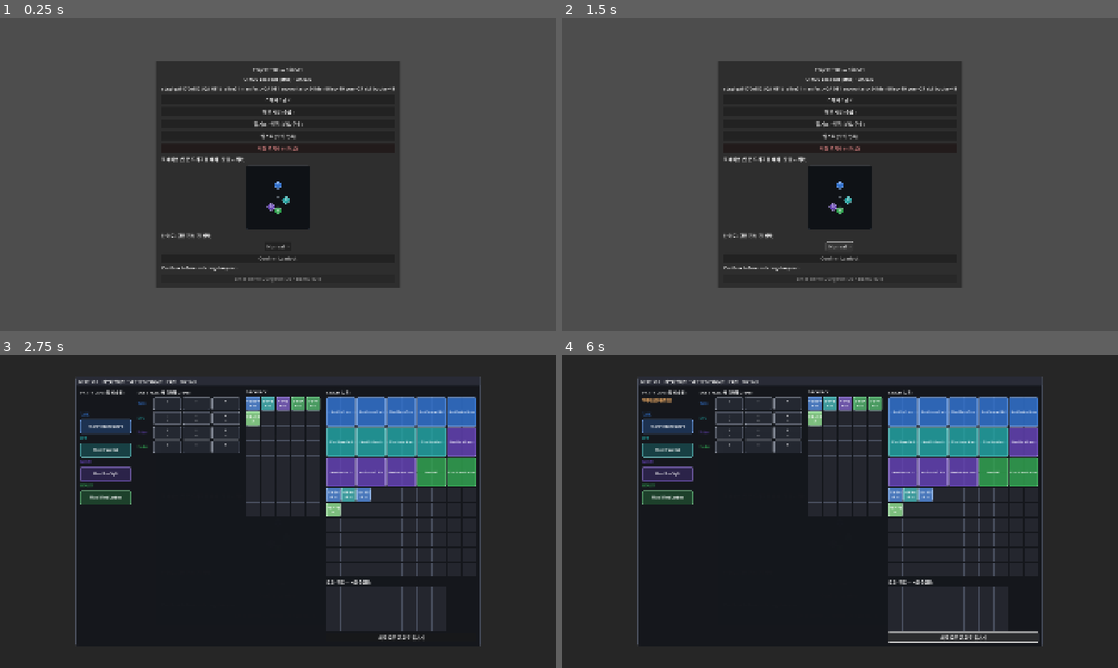
Above: before the commit, frames 1-4 (two rows, left to right).
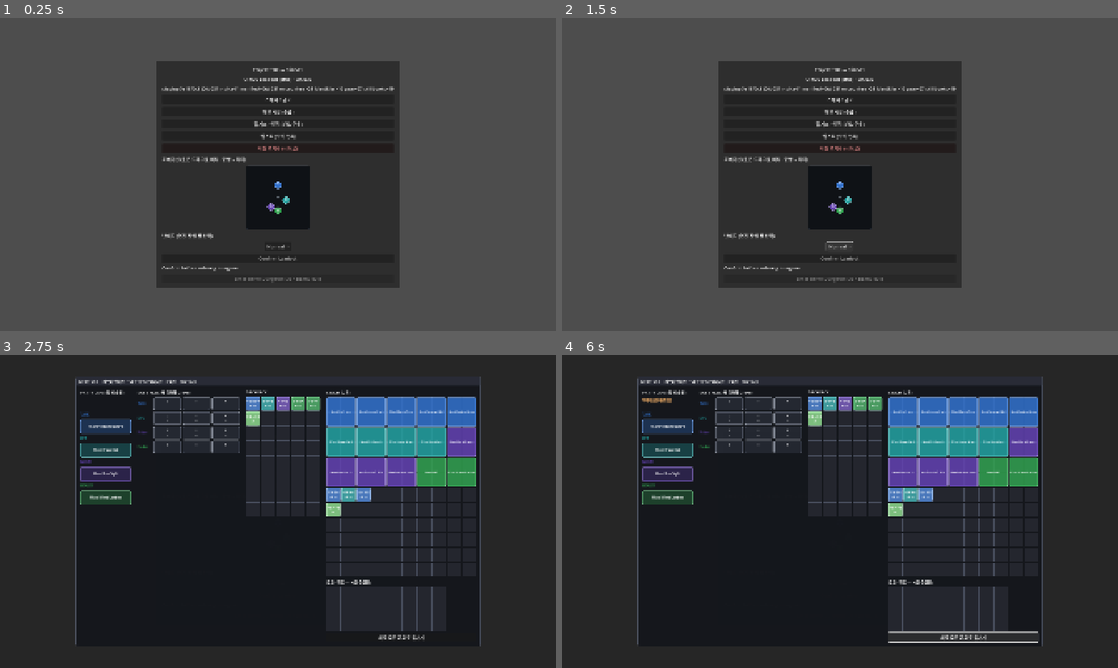
Above: after the commit, the same moments.

Repository: haepari1019/project_tdc_game
Game: Godot game, scene res://scenes/main.tscn
Two runs of this game, one before a commit and one after it. Both use one fixed random seed, a clock stepped at 60 frames per second and the inputs below.
Inputs:
- Up to frame 1 (0.25 s): no input
- Up to frame 2 (1.5 s): click "Normal" at 0.5 s; click "Normal" at 1.25 s
- Up to frame 3 (2.75 s): click "스태시 / 금고" at 2 s
- Up to frame 4 (6 s): click "허브 시설 (승급)" at 2.75 s; click "필기소 · 상점 (분석/구매)" at 3.5 s; click "퀘스트 (의뢰 목록)" at 4.25 s; click "저장 초기화 (시드로)" at 5 s; click "재료 모두 금고로 옮기기" at 5.75 s

The runs differ from the first frame. In frame 1, 0.6% of the frame differs, in the area x 29-71%, y 21-81%; in frame 2, 0.6%; in frame 3, less than 0.1%; in frame 4, less than 0.1%.

Commit message:
fix(catalog): Melee 규약 확장 — 「자기중심」 → 「근접 교전 거리」 (DRIFT-136)
🐞 DRIFT-135 ④에서 내가 과교정했다. "실물 9종 중 8종이 range_m이 없다"를 보고
Melee = 자기중심으로 규약을 굳혔는데, 현재 카탈로그를 설명하는 데는 맞지만
미래를 막는 규약이었다 — 근접 단일 공격은 작은 range_m을 갖는 게 자연스러운데
그 자리가 없어진다(사용자 지적).

원인: 관찰을 규약으로 승격했다. 밴드는 효과 형상(자기중심/조준)이 아니라 교전 거리
축이고, 형상은 이미 shape·radius_m가 따로 표현한다. 두 축을 섞은 것이 잘못이었다.
덧붙여 DRIFT-131의 원래 게이트(Melee ≤ 4m, null 통과)가 135의 "정정"보다 옳았다 —
그때 AB-035를 잡아낸 것도 그 게이트였다.

→ Melee = ⑴ 자기중심(range_m 없음) 또는 ⑵ 조준 근접(range_m ≤ 4.0m).

상한 4.0은 실측 유도(발명 아님): 파티 근접 평타 최대 3.5m(tank beacon_hook) ·
정체성 강제 근접 2.8m · 적 근접 평타 최대 2.0m. 그 다음 사거리 값이 7.0m라
3.5~7.0 구간에 실물이 하나도 없다 → 경계가 애매하지 않다.
AB-035(5.0m)는 여전히 밖이라 Mid 유지 — 135 ④의 판정은 뒤집히지 않는다.

기존 Melee 8종은 전부 자기중심이라 데이터 변경 없음. 바뀐 건 앞으로 무엇을
받아들이느냐뿐이다.

전파 완료: spec e18f6c3 · DEC-20260812-003. 핀 176e982 → e18f6c3.
게이트: ci_smoke.sh 11/11 PASS.

교훈: 실물 분포를 규약으로 승격할 때는 "지금 그런가"가 아니라 "앞으로도 그래야
하는가"를 물어야 한다. 이번 세션 두 번째다(첫 번째 = DRIFT-134 결번/미구현 혼동).

Co-Authored-By: Claude Opus 5 (1M context) <noreply@anthropic.com>

Diff:
--- a/spec_ref.json
+++ b/spec_ref.json
@@ -2,8 +2,8 @@
   "spec_repository": "https://github.com/haepari1019/project_tdc",
   "spec_remote": "origin",
   "spec_branch": "staging",
-  "spec_commit": "176e982b32ad374e5ff9bbad7307c62712b87e37",
-  "spec_commit_short": "176e982",
+  "spec_commit": "e18f6c3c9e20d88cf273d591e297c9f4dabaf197",
+  "spec_commit_short": "e18f6c3",
   "pinned_at": "2026-08-12",
   "playable_contract_id": "QA-031",
   "implementation_phase": "2",
--- a/tools/party_pool_smoke.gd
+++ b/tools/party_pool_smoke.gd
@@ -752,10 +752,14 @@
 	# 밴드가 실사거리와 어긋나면 **"10m에서 쏘는데 근접이라 보상은 최소"** 처럼 조용히 손해를 본다 —
 	# AB-106이 정확히 그랬다. 계수를 구동하는 건 잠행뿐이라 **누커 장착 가능 스킬만** 검사한다
 	# (Tank 전용 AB-035는 밴드가 아무것도 구동하지 않아 대상 밖).
-	# ⚠️ **모델 정정(DRIFT-135):** 처음엔 `Melee ≤ 4m`로 검사했는데 실물을 보니 틀린 모델이었다 —
-	#    `Melee` 밴드 9종 중 **8종이 `range_m` 자체가 없다**(자기중심). 즉 Melee의 실제 뜻은
-	#    "근접 사거리"가 아니라 **「자기중심 = 사거리 개념 없음」**이고, 임계값 문제가 아니었다.
-	#    유일한 예외 AB-035(5.0m 조준 광역 도발)는 잘못 붙어 있던 것이라 Mid로 정정했다.
+	# **`Melee` = 근접 교전 거리**(DRIFT-136). 두 형태를 **둘 다** 받는다:
+	#   ① 자기중심(`range_m` 없음) — 현재 8종이 이 형태다.
+	#   ② 조준 근접(`range_m` ≤ MELEE_MAX) — **근접 단일 공격**처럼 앞으로 들어올 형태.
+	# ⚠️ DRIFT-135에서 실물 8/9가 자기중심인 것만 보고 **「Melee = 자기중심」으로 과교정**했었다.
+	#    그러면 근접 단일이 들어올 자리가 없어진다(사용자 지적) — 확장성을 막는 규약이었다.
+	# 상한 4.0은 **실측에서 유도**: 파티 근접 평타 최대 3.5(tank beacon_hook) · 잠행 강제 근접 2.8 ·
+	#    적 근접 평타 최대 2.0. 그 다음 사거리 값이 **7.0**이라 3.5~7.0 사이에 실물이 없다 → 경계가 안전하다.
+	const MELEE_MAX := 4.0
 	var BAND_RANGE := {"Mid": [4.0, 12.0], "Long": [10.0, 9999.0]}
 	var band_n := 0
 	for ab in sd._registry_list("ability_ids"):
@@ -764,10 +768,11 @@
 			continue
 		var bd := String(mb.get("range_band", ""))
 		var rm = mb.get("cast", {}).get("range_m")
-		# ① Melee = 자기중심. 사거리를 가지면 그건 Melee가 아니다(전 클래스 적용 — 계수와 무관한 규약).
+		# ① Melee = 근접 교전 거리 — 자기중심이거나 사거리가 MELEE_MAX 이내(전 클래스 적용).
 		if bd == "Melee":
 			band_n += 1
-			_chk("%s Melee = 자기중심(range_m 없음)" % ab, rm == null)
+			_chk("%s Melee = 근접(자기중심 or <= %.1fm)" % [ab, MELEE_MAX],
+				rm == null or float(rm) <= MELEE_MAX)
 			continue
 		# ② Mid/Long은 실사거리와 정합해야 한다 — 밴드가 잠행 결속 계수를 구동하므로 누커 장착분만.
 		if rm == null or not BAND_RANGE.has(bd):
Not shown, changed: docs/SPEC_DRIFT.md
